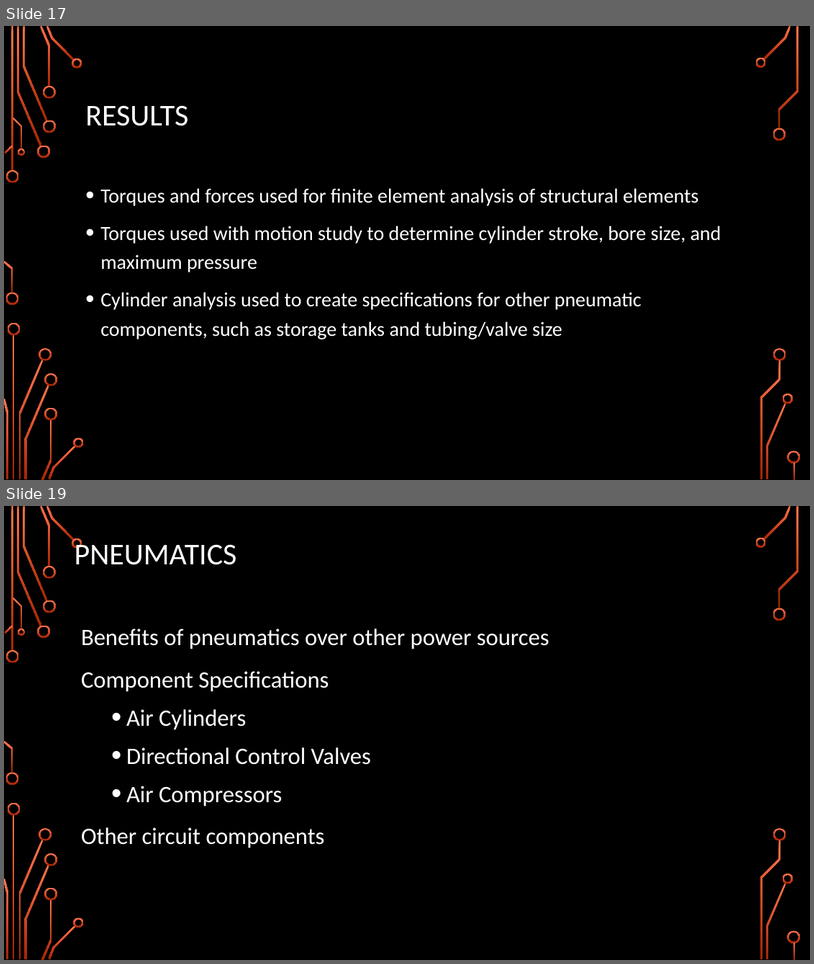
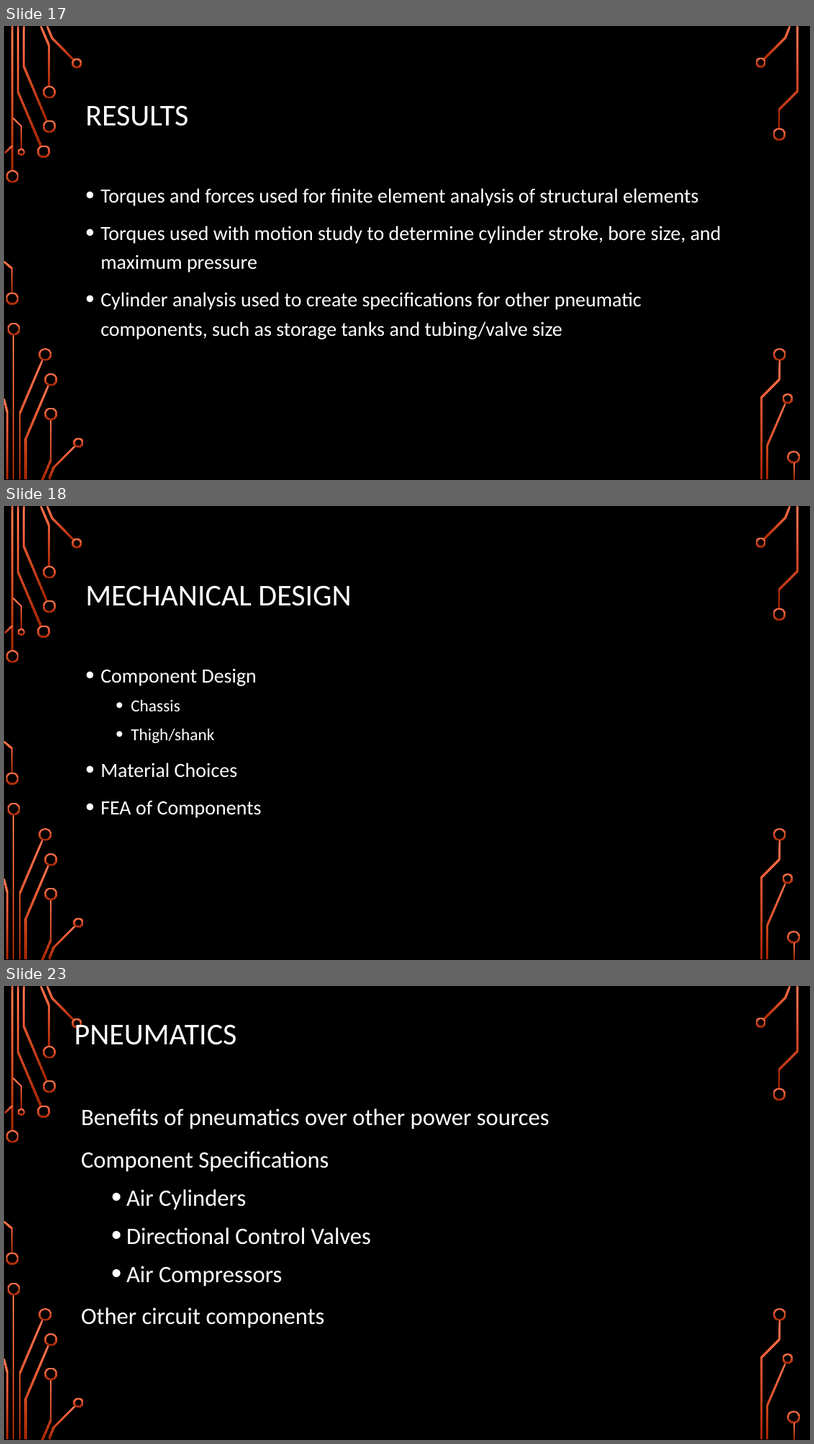
Before and after one commit to Logiant/AgileRoboticControls, a slide deck: Documentation/Presentation/Design Presentation/Design Presentation.pptx. Shown one above the other, each under a label of ours: slides 17 and 19 before the commit, slides 17, 18 and 23 after it; the slides between them are not shown. The pictures are 814x964 and 814x1444 pixels, drawn with LibreOffice and Linux fonts; fonts in the diff are those of the drawing; background and template pictures are left out. Boxes give left, top, right and bottom in pixels: in the first picture for what was removed or moved away, otherwise in the second. Text is boxed around its words. In the diff, an @@ line names an element or a change of style, - is before the commit and + after.

Commit message:
Design Presentation
Some updated slides

```diff
--- a/Documentation/Presentation/Design Presentation/Design Presentation.pptx
+++ b/Documentation/Presentation/Design Presentation/Design Presentation.pptx
@@ slide 18 added at [4, 506, 810, 960], background picture (left out); not listed: 36 template elements that a slide beside it also shows @@
@@ title added at [85, 585, 351, 606], 36 pt, text #FFFFFF @@
+MECHANICAL DESIGN
@@ text added at [100, 668, 262, 818], 24 pt, text #FFFFFF @@
+• Component Design
+  • Chassis
+  • Thigh/shank
+• Material Choices
+• FEA of Components
@@ what was slide 19 is now slide 23 @@
```
Also in this commit, not shown: 4 other slides added, 1 slide removed.
